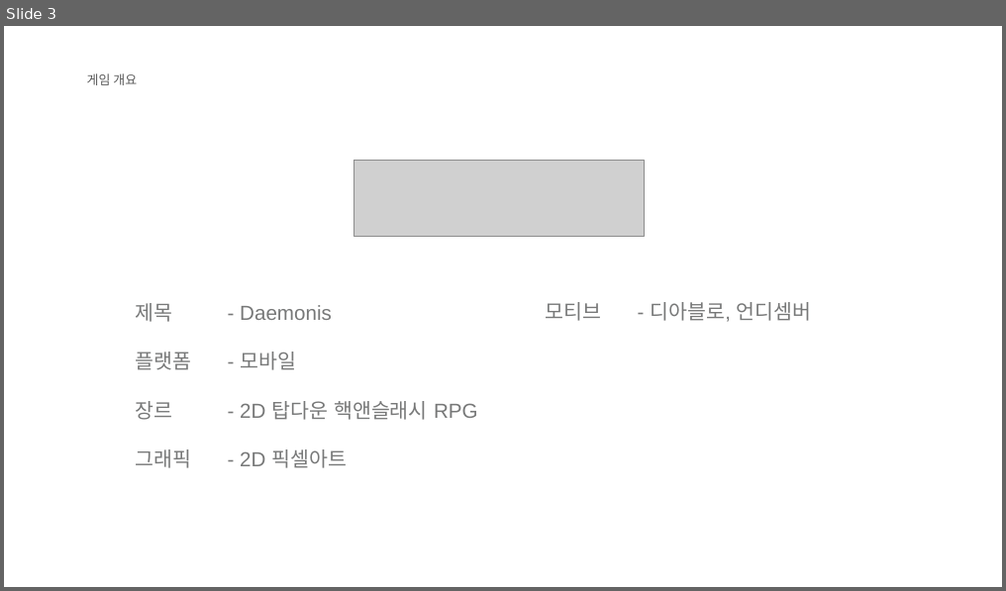
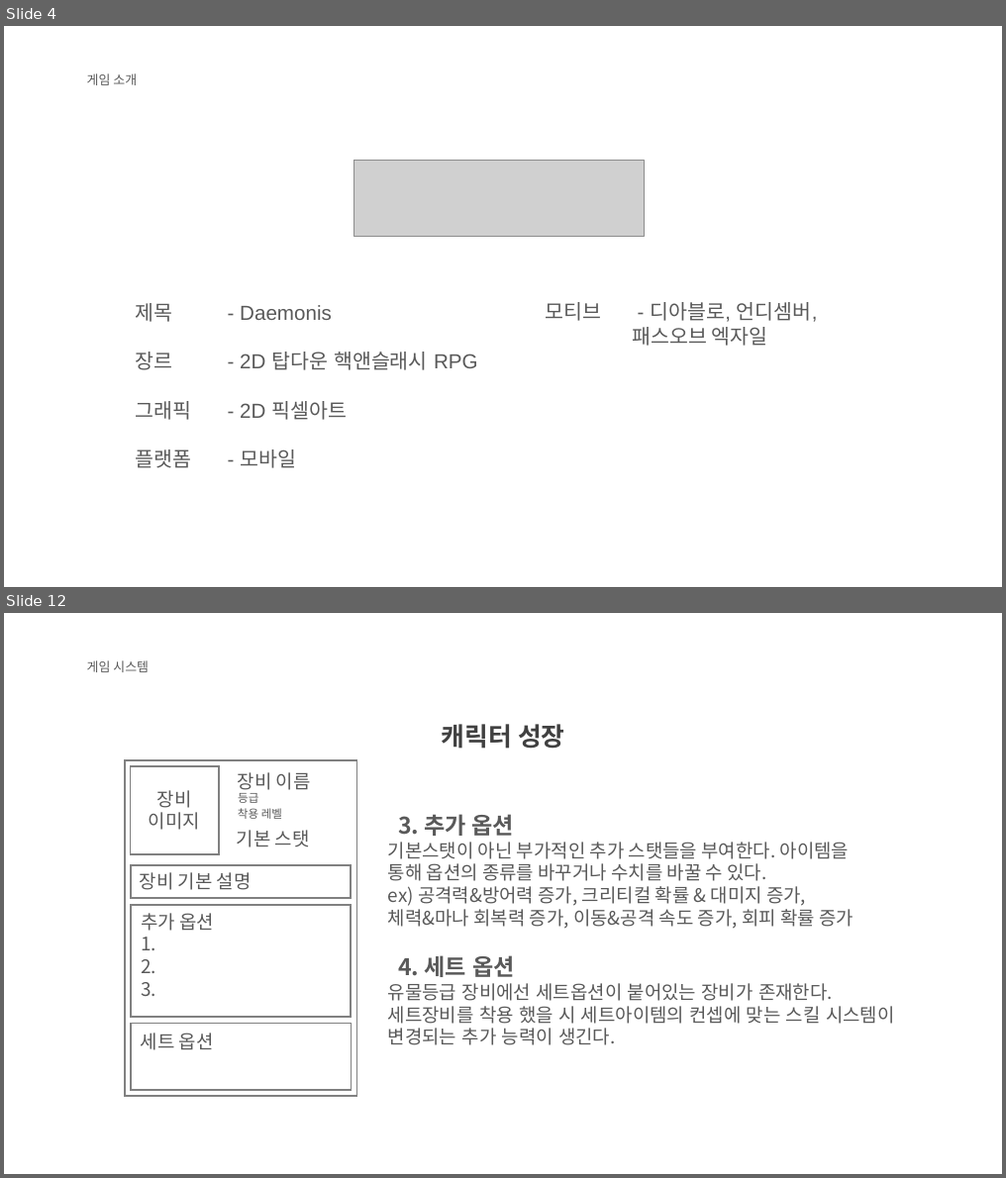
Before and after one commit to KJGoody/Daemonis, a slide deck: Deamonis(데모니스) 기획서/Daemonis PPT.pptx. Shown one above the other, each under a label of ours: slide 3 before the commit, slides 4 and 12 after it; the slides between them are not shown. The pictures are 1006x591 and 1006x1178 pixels, drawn with LibreOffice and Linux fonts; fonts in the diff are those of the drawing; grey boxes stand for pictures; background and template pictures are left out. Boxes give left, top, right and bottom in pixels: in the first picture for what was removed or moved away, otherwise in the second. Text is boxed around its words. In the diff, an @@ line names an element or a change of style, - is before the commit and + after.

```diff
--- a/Deamonis(데모니스) 기획서/Daemonis PPT.pptx
+++ b/Deamonis(데모니스) 기획서/Daemonis PPT.pptx
@@ slide 12 added at bbox=[4, 613, 1002, 1174], background picture (left out) @@
@@ text added at bbox=[87, 661, 149, 672], 12.3 pt, text #595959 @@
+게임 시스템
@@ text added at bbox=[442, 724, 565, 749], 24.6 pt, text #404040, bold @@
+캐릭터 성장
@@ text added at bbox=[388, 814, 895, 1046], 18 pt, text #595959 @@
+3. 추가 옵션
+기본스탯이 아닌 부가적인 추가 스탯들을 부여한다. 아이템을
+통해 옵션의 종류를 바꾸거나 수치를 바꿀 수 있다.
+ex) 공격력&방어력 증가, 크리티컬 확률 & 대미지 증가,
+체력&마나 회복력 증가, 이동&공격 속도 증가, 회피 확률 증가
+4. 세트 옵션
+유물등급 장비에선 세트옵션이 붙어있는 장비가 존재한다.
+세트장비를 착용 했을 시 세트아이템의 컨셉에 맞는 스킬 시스템이
+변경되는 추가 능력이 생긴다.
@@ group added at bbox=[126, 761, 357, 1096]: 8 texts, 5 rectangles @@
+장비 이름
+장비
+이미지
+착용 레벨
+등급
+기본 스탯
+장비 기본 설명
+추가 옵션
+1.
+2.
+3.
+세트 옵션
@@ what was slide 3 is now slide 4 @@
@@ slide 4 changed as well @@
@@ text at bbox=[87, 74, 137, 85]: text changed @@
-게임 개요
+게임 소개
@@ text at bbox=[136, 303, 478, 420]: text colour #777878 to #595959 in "제목 - Daemonis", "장르 - 2D 탑다운 핵앤슬래시 RPG", "그래픽 - 2D 픽셀아트" @@
@@ text at bbox=[546, 302, 818, 346]: text changed; text colour #777878 to #595959 @@
-모티브 - 디아블로, 언디셈버
+모티브 - 디아블로, 언디셈버,
+패스오브 엑자일
@@ text at bbox=[136, 352, 296, 371]: paragraph removed @@
-플랫폼 - 모바일
@@ text at bbox=[136, 450, 296, 469]: paragraph added @@
+플랫폼 - 모바일
```
Also in this commit, not shown: 3 other slides changed, 14 other slides added, 11 slides removed.
